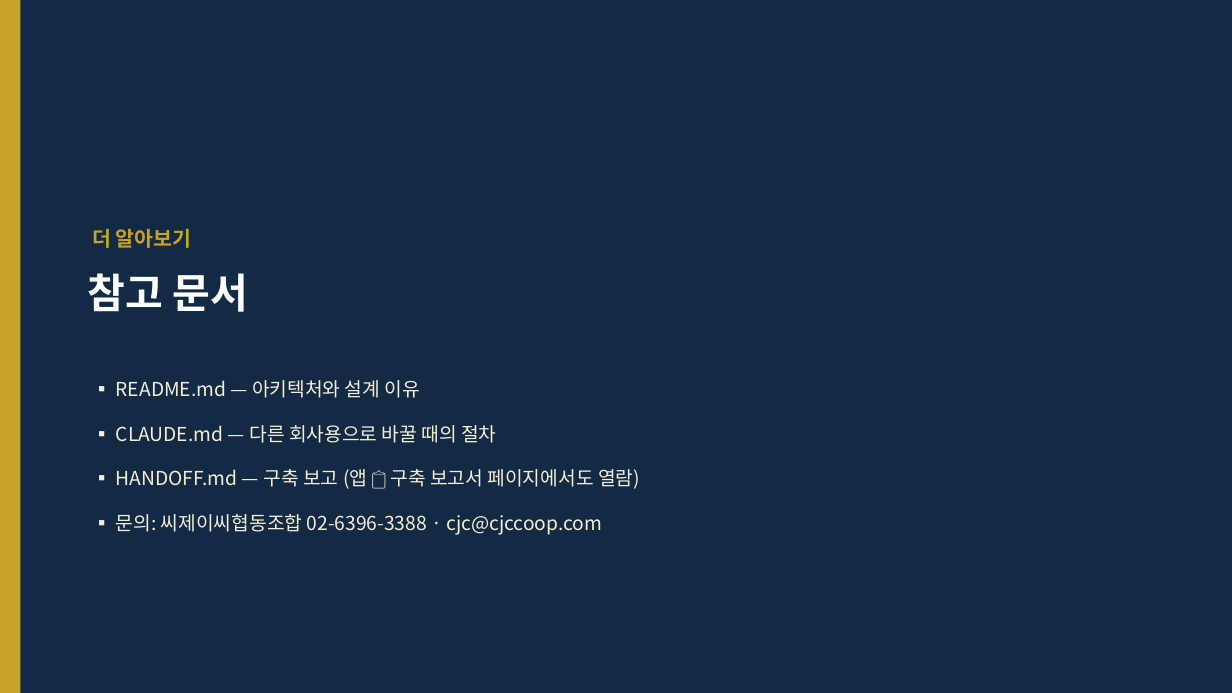
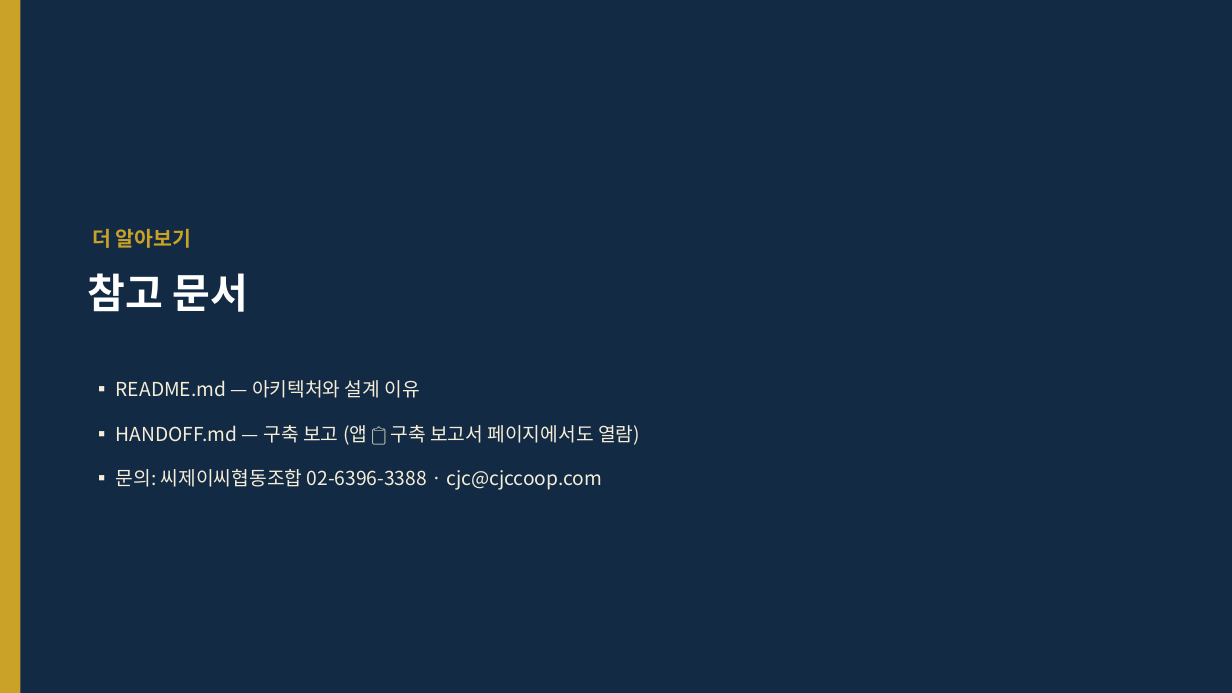
Before and after one commit to JaewooLee-AI/OSMU_cjc, a slide deck: slide 24 of docs/CJC_OSMU_사용자_매뉴얼.pptx. Drawn at 1232x693 pixels with LibreOffice and Linux fonts; fonts in the diff are those of the drawing. Boxes give left, top, right and bottom in pixels: in the first picture for what was removed or moved away, otherwise in the second. Text is boxed around its words. In the diff, an @@ line names an element or a change of style, - is before the commit and + after.

```diff
--- a/docs/CJC_OSMU_사용자_매뉴얼.pptx
+++ b/docs/CJC_OSMU_사용자_매뉴얼.pptx
@@ text at (x1=116, y1=425, x2=496, y2=443): paragraph removed @@
-▪ CLAUDE.md — 다른 회사용으로 바꿀 때의 절차
```
Also in this commit, not shown: 6 other files.
